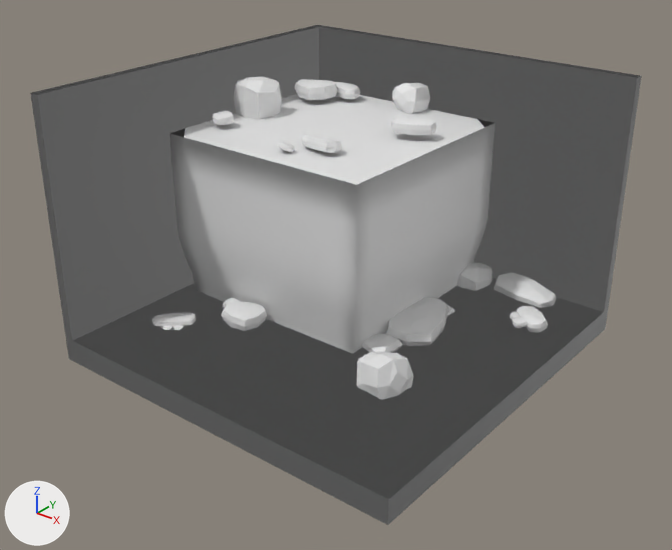
An edit to the Blender file Class101/3D_Environment_Design/02. Beach.blend, drawn before and after from the same camera.
Before and after are seen from a 50 mm lens placed at (10.47, -13.38, 9.32), pointed at (0.14, -0.47, 1.32). Every picture has the same lights, and +X, +Y and +Z are marked at lower left.

Names of what the first picture shows: 'Beach', 'Ground.003', 'Rock', 'Rock.002', 'Rock.003', 'Rock.005', 'Rock.006', 'Rock.007', 'Rock.008', 'Rock.010', 'Rock.022', 'Rock.023', 'Rock.024', 'Rock.025'.
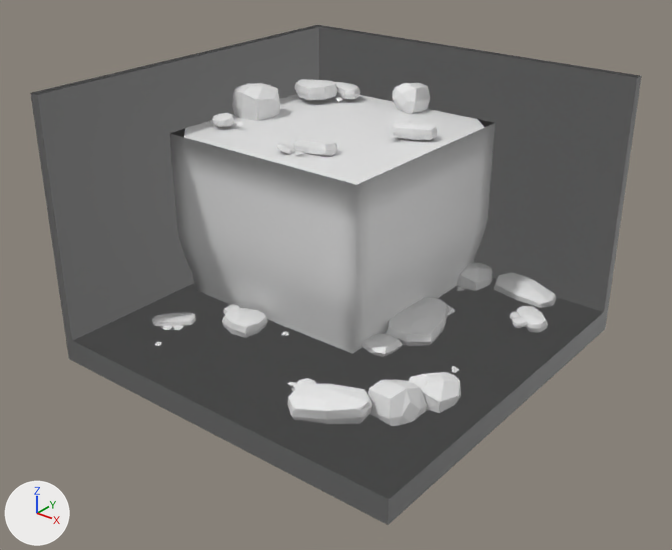
Where the change shows, as pixel boxes [x1, y1, x2, y2] in the pictures (672 x 550 px):
'Rock.024', moved
    before: [357, 352, 414, 399]
    after: [368, 379, 427, 426]
'Rock.012', added
    after: [287, 384, 372, 424]
'Rock.002', moved
    before: [234, 77, 282, 119]
    after: [232, 83, 280, 121]
'Rock.011', added
    after: [409, 372, 461, 413]
'Rock.022', moved
    before: [221, 301, 267, 331]
    after: [222, 308, 268, 338]
'Rock.003', moved
    before: [391, 117, 437, 135]
    after: [392, 122, 438, 140]
'Rock.005', moved, turned
    before: [301, 134, 342, 153]
    after: [293, 139, 338, 156]
'Rock.007', moved
    before: [212, 111, 234, 125]
    after: [212, 113, 234, 127]
'Rock.023', moved
    before: [222, 298, 240, 308]
    after: [223, 304, 241, 314]
'Rock.006', moved
    before: [278, 141, 295, 153]
    after: [277, 142, 294, 154]
'Rock.014', added
    after: [292, 378, 317, 392]

Diff of the bpy script that builds the scene:
```diff
--- a/Class101/3D_Environment_Design/02. Beach.blend.py
+++ b/Class101/3D_Environment_Design/02. Beach.blend.py
@@ ob_rock_002 @@
 ob_rock_002 = bpy.data.objects.new('Rock.002', me_cube_006)
-ob_rock_002.location = (-3.29, 1.09, 3.94)
+ob_rock_002.location = (-3.25, 1.0, 3.83)
 ob_rock_002.scale = (1.0, 1.0, 2.48)
@@ ob_rock_003 @@
 ob_rock_003 = bpy.data.objects.new('Rock.003', me_cube_007)
-ob_rock_003.location = (0.38, 1.72, 3.87)
+ob_rock_003.location = (0.4, 1.72, 3.78)
 ob_rock_003.rotation_euler = (0.0551, -0.00723, 0.447)  # degrees (3.2, -0.4, 26)
@@ ob_rock_005 @@
 ob_rock_005 = bpy.data.objects.new('Rock.005', me_cube_009)
-ob_rock_005.location = (-0.55, -0.05, 3.77)
-ob_rock_005.rotation_euler = (-2.942, 0.0538, 2.938)  # degrees (-169, 3.1, 168)
+ob_rock_005.location = (-0.63, -0.14, 3.7)
+ob_rock_005.rotation_euler = (-2.944, 0.0648, 3.205)  # degrees (-169, 3.7, 184)
 ob_rock_005.scale = (1.05, 0.53, 0.756)
@@ ob_rock_006 @@
 ob_rock_006 = bpy.data.objects.new('Rock.006', me_cube_010)
-ob_rock_006.location = (-1.03, -0.54, 3.73)
+ob_rock_006.location = (-1.03, -0.56, 3.69)
 ob_rock_006.rotation_euler = (-0.259, 0.395, 0.218)  # degrees (-15, 23, 12)
@@ ob_rock_007 @@
 ob_rock_007 = bpy.data.objects.new('Rock.007', me_cube_011)
-ob_rock_007.location = (-3.15, -0.12, 3.81)
+ob_rock_007.location = (-3.14, -0.13, 3.77)
 ob_rock_007.rotation_euler = (0.124, 0.0644, -0.481)  # degrees (7.1, 3.7, -28)
@@ ob_rock_022 @@
 ob_rock_022 = bpy.data.objects.new('Rock.022', me_cube_029)
-ob_rock_022.location = (-1.49, -1.43, 0.28)
+ob_rock_022.location = (-1.47, -1.44, 0.14)
 ob_rock_022.rotation_euler = (-0.0311, 0.0755, -6.284)  # degrees (-1.8, 4.3, -360)
@@ ob_rock_023 @@
 ob_rock_023 = bpy.data.objects.new('Rock.023', me_cube_030)
-ob_rock_023.location = (-2.07, -1.18, 0.2)
+ob_rock_023.location = (-2.05, -1.19, 0.06)
 ob_rock_023.rotation_euler = (1.461, -3.129, -6.376)  # degrees (84, -179, 355)
@@ ob_rock_024 @@
 ob_rock_024 = bpy.data.objects.new('Rock.024', me_cube_031)
-ob_rock_024.location = (2.0, -1.39, 0.14)
+ob_rock_024.location = (2.66, -1.93, 0.05)
 ob_rock_024.rotation_euler = (-1.324, -0.0367, -1.864)  # degrees (-76, -2.1, -107)
@@ ob_rock_014 @@
+ob_rock_014 = bpy.data.objects.new('Rock.014', me_cube_035.copy())  # the mesh of ob_rock_010
+ob_rock_014.location = (1.11, -2.55, 0.06)
+ob_rock_014.rotation_euler = (0.0807, 0.149, -0.202)  # degrees (4.6, 8.5, -12)
+ob_rock_014.scale = (-0.508, -0.504, -0.775)
@@ ob_rock_012 @@
+ob_rock_012 = bpy.data.objects.new('Rock.012', me_cube_035.copy())  # the mesh of ob_rock_010
+ob_rock_012.location = (1.83, -2.77, 0.19)
+ob_rock_012.rotation_euler = (0.199, -0.0869, 0.541)  # degrees (11, -5, 31)
+ob_rock_012.scale = (-1.7, 0.816, 1.3)
@@ ob_rock_011 @@
+ob_rock_011 = bpy.data.objects.new('Rock.011', me_cube_034.copy())  # the mesh of ob_rock_009
+ob_rock_011.location = (2.96, -1.18, -0.03)
+ob_rock_011.scale = (1.0, 1.0, 2.48)
```
